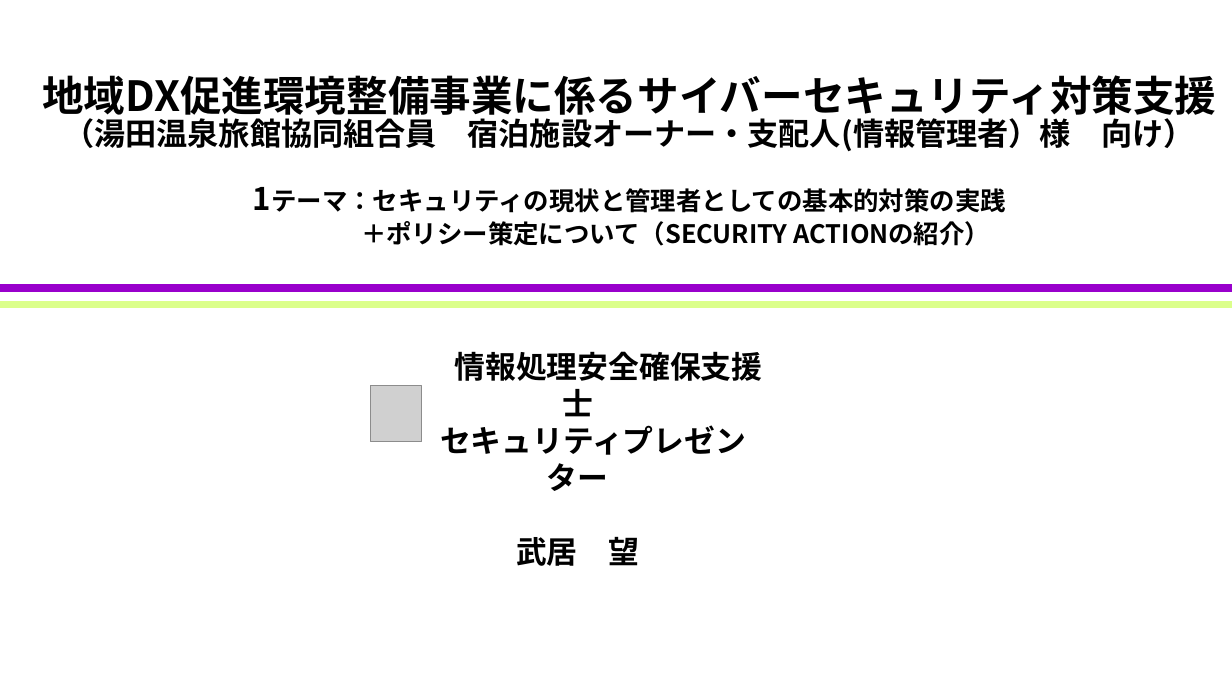
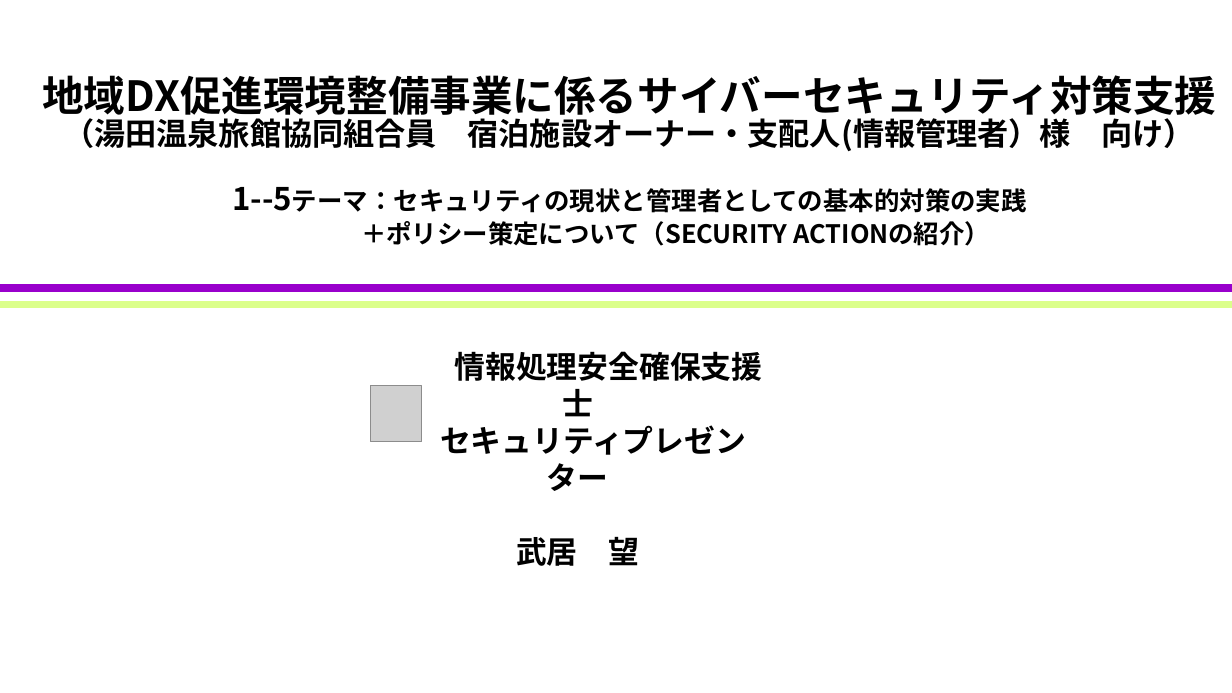
Before and after one commit to taketake00/test-nri-1, a slide deck: slide 1 of 湯田温泉旅館協同組合 管理者様向けセキュリティ研修1026.pptx. Drawn at 1232x693 pixels with LibreOffice and Linux fonts; fonts in the diff are those of the drawing; grey boxes stand for pictures. Boxes give left, top, right and bottom in pixels: in the first picture for what was removed or moved away, otherwise in the second. Text is boxed around its words. In the diff, an @@ line names an element or a change of style, - is before the commit and + after.

```diff
--- a/湯田温泉旅館協同組合 管理者様向けセキュリティ研修1026.pptx
+++ b/湯田温泉旅館協同組合 管理者様向けセキュリティ研修1026.pptx
@@ title at [42, 75, 1216, 246]: text changed @@
-地域DX促進環境整備事業に係るサイバーセキュリティ対策支援
-（湯田温泉旅館協同組合員 宿泊施設オーナー・支配人(情報管理者）様 向け）
-1テーマ：セキュリティの現状と管理者としての基本的対策の実践
-＋ポリシー策定について（SECURITY ACTIONの紹介）
+地域DX促進環境整備事業に係るサイバーセキュリティ対策支援
+（湯田温泉旅館協同組合員 宿泊施設オーナー・支配人(情報管理者）様 向け）
+1--5テーマ：セキュリティの現状と管理者としての基本的対策の実践
+＋ポリシー策定について（SECURITY ACTIONの紹介）
```
